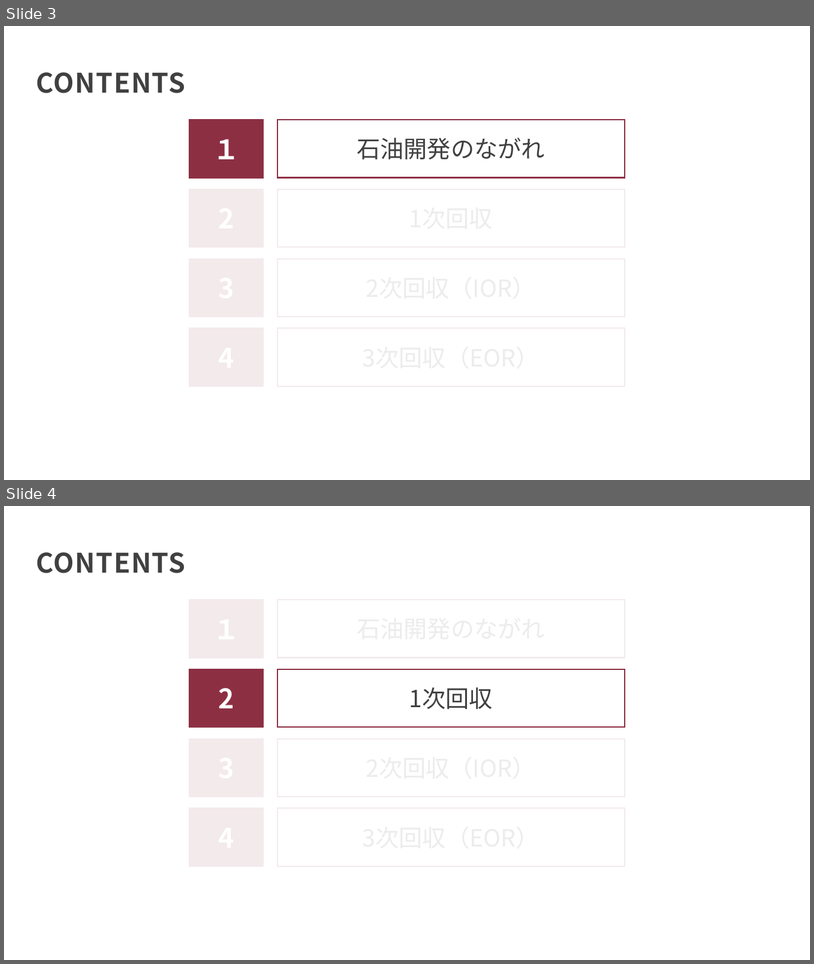
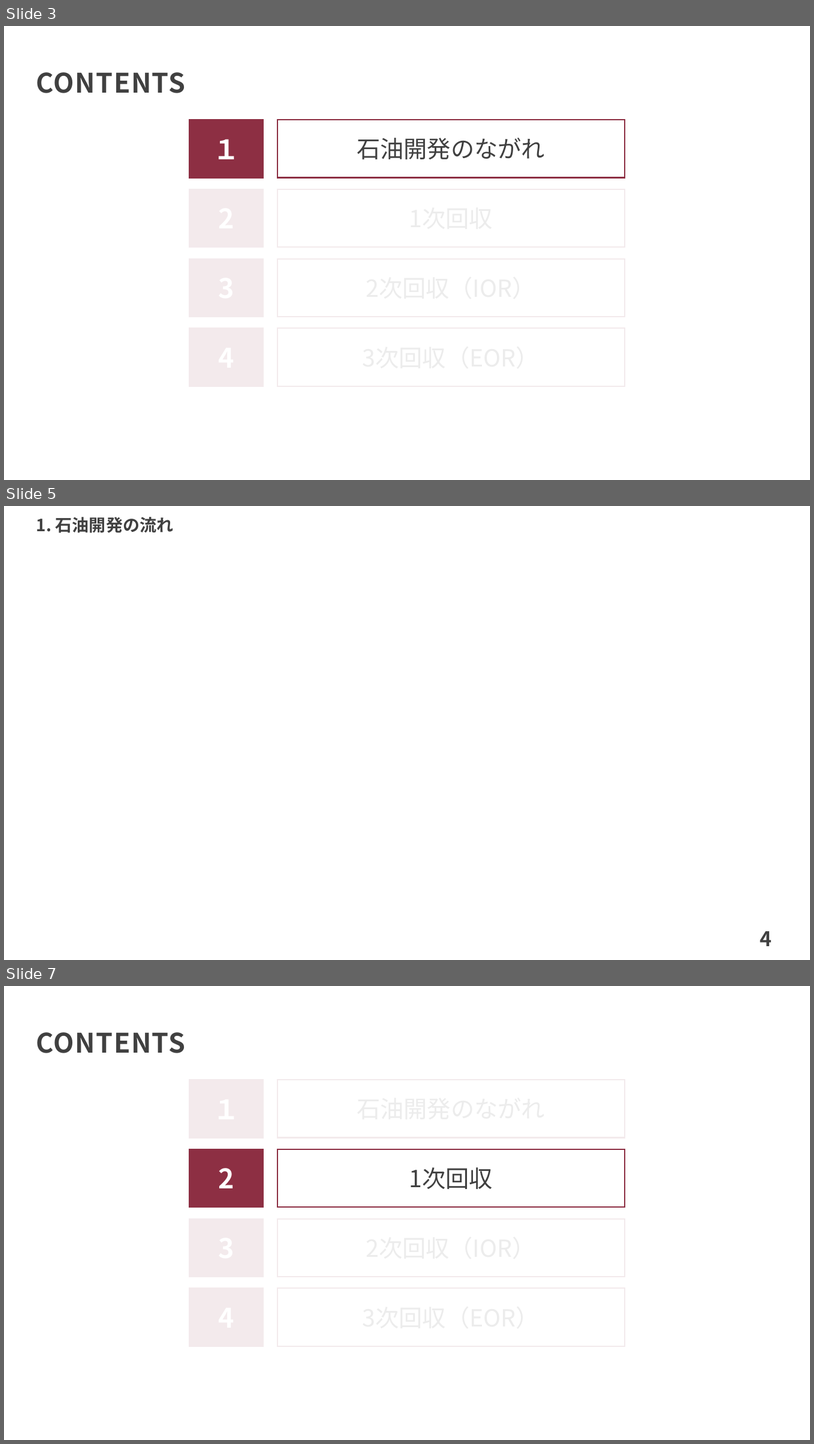
Before and after one commit to te288/intro_to_NA2022, a slide deck: Intro2ResSim/OilDevelopment.pptx. Shown one above the other, each under a label of ours: slides 3 and 4 before the commit, slides 3, 5 and 7 after it; the slides between them are not shown. The pictures are 814x964 and 814x1444 pixels, drawn with LibreOffice and Linux fonts; fonts in the diff are those of the drawing. Boxes give left, top, right and bottom in pixels: in the first picture for what was removed or moved away, otherwise in the second. Text is boxed around its words. In the diff, an @@ line names an element or a change of style, - is before the commit and + after.

```diff
--- a/Intro2ResSim/OilDevelopment.pptx
+++ b/Intro2ResSim/OilDevelopment.pptx
@@ slide 5 added at (4,506,810,960), background #FFFFFF @@
@@ text added at (36,517,173,533), 20 pt, text #404040, bold @@
+1. 石油開発の流れ
@@ page number added at (760,931,772,946), 24 pt, text #404040, bold @@
+4
@@ what was slide 4 is now slide 7 @@
```
Also in this commit, not shown: 2 other slides added, 10 other files.
